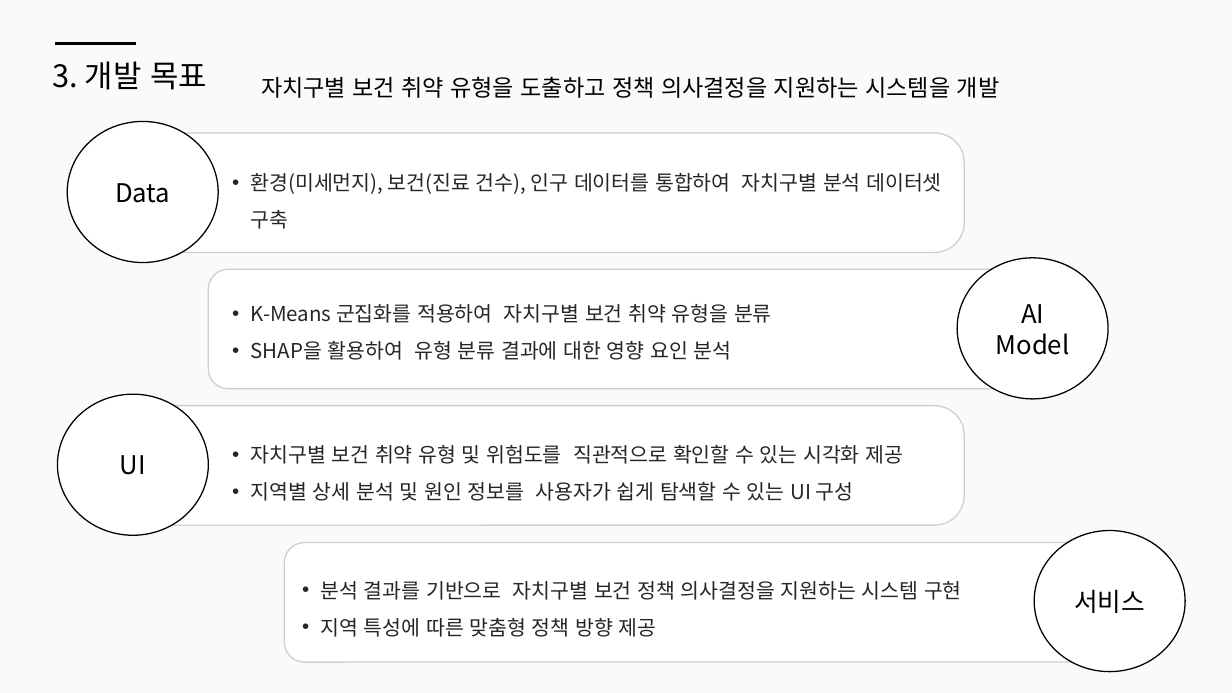
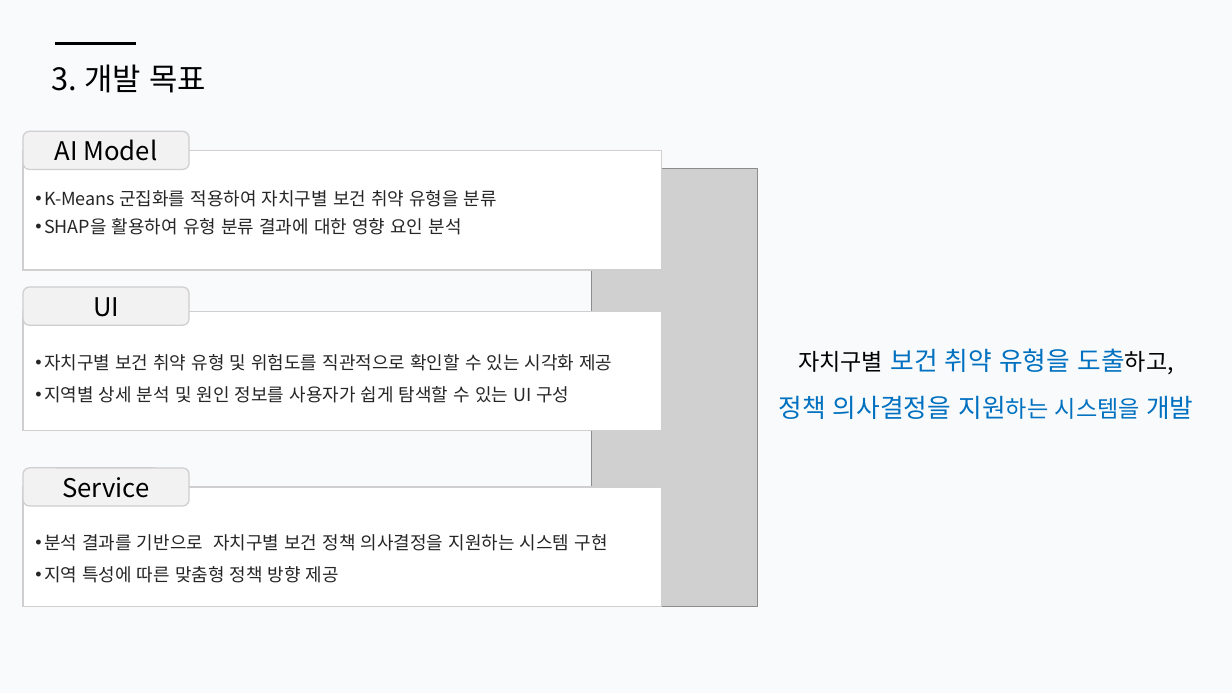
Before and after one commit to seongwook0217/SeongWook, a slide deck: slide 4 of 1차 프로젝트/1. 기획서.pptx. Drawn at 1232x693 pixels with LibreOffice and Linux fonts; fonts in the diff are those of the drawing; grey boxes stand for pictures. Boxes give left, top, right and bottom in pixels: in the first picture for what was removed or moved away, otherwise in the second. Text is boxed around its words. In the diff, an @@ line names an element or a change of style, - is before the commit and + after.

```diff
--- a/1차 프로젝트/1. 기획서.pptx
+++ b/1차 프로젝트/1. 기획서.pptx
@@ rounded rectangle "AI Model": place and size @@
-rounded rectangle "AI Model" at [958, 258, 1108, 399]
+rounded rectangle "AI Model" at [23, 131, 189, 169]
@@ rounded rectangle "AI Model" at [23, 131, 189, 169]: ellipse to rounded rectangle; fill #FFFFFF to #F2F2F2; outline #000000 1 pt to #D0CECE 1 pt @@
@@ text in rounded rectangle at [55, 139, 157, 161]: text changed @@
-AI
-Model
+AI Model
@@ ellipse removed at [67, 121, 218, 262] @@
-Data
@@ rounded rectangle: place and size @@
-rounded rectangle at [132, 133, 965, 252]
+rounded rectangle at [23, 151, 662, 270]
@@ text removed at [251, 173, 941, 229] @@
-• 환경(미세먼지), 보건(진료 건수), 인구 데이터를 통합하여 자치구별 분석 데이터셋 구축
@@ picture added at [591, 168, 757, 606] @@
@@ text "K-Means 군집화를 적용하여 자치구별 보건 ...": place and size @@
-text "K-Means 군집화를 적용하여 자치구별 보건 ..." at [251, 304, 772, 360]
+text "K-Means 군집화를 적용하여 자치구별 보건 ..." at [44, 190, 497, 235]
@@ text "K-Means 군집화를 적용하여 자치구별 보건 ..." at [44, 190, 497, 235]: size 16 to 14 pt; indent changed; line spacing 1.5 to 1.3 @@
@@ rounded rectangle "UI" at [23, 287, 189, 325]: ellipse to rounded rectangle; fill #FFFFFF to #F2F2F2; outline #000000 1 pt to #D0CECE 1 pt @@
@@ rounded rectangle "UI": place and size @@
-rounded rectangle "UI" at [57, 395, 208, 536]
+rounded rectangle "UI" at [23, 287, 189, 325]
@@ rounded rectangle: place and size @@
-rounded rectangle at [209, 269, 1042, 388]
+rounded rectangle at [23, 311, 662, 431]
@@ text "자치구별 보건 취약 유형 및 ..." at [44, 354, 612, 403]: size 16 to 14 pt; indent changed @@
@@ text "자치구별 보건 취약 유형 및 ...": place and size @@
-text "자치구별 보건 취약 유형 및 ..." at [251, 445, 904, 501]
+text "자치구별 보건 취약 유형 및 ..." at [44, 354, 612, 403]
@@ text at [778, 348, 1193, 419]: text changed; size 18 to 20 pt; text colour #000000 to #0070C0 @@
-자치구별 보건 취약 유형을 도출하고 정책 의사결정을 지원하는 시스템을 개발
+자치구별 보건 취약 유형을 도출하고,
+정책 의사결정을 지원하는 시스템을 개발
@@ rounded rectangle removed at [132, 406, 965, 525] @@
@@ rounded rectangle added at [23, 468, 189, 506], fill #F2F2F2, outline #D0CECE 1 pt, 20 pt, text #000000 @@
+Service
@@ proportions changed in 3 elements at [23, 151, 662, 270], [23, 311, 662, 431], [23, 487, 662, 606] @@
@@ rounded rectangle: place and size @@
-rounded rectangle at [285, 543, 1117, 662]
+rounded rectangle at [23, 487, 662, 606]
@@ text "분석 결과를 기반으로 자치구별 보건 ...": place and size @@
-text "분석 결과를 기반으로 자치구별 보건 ..." at [321, 581, 962, 637]
+text "분석 결과를 기반으로 자치구별 보건 ..." at [44, 534, 607, 583]
@@ text "분석 결과를 기반으로 자치구별 보건 ..." at [44, 534, 607, 583]: size 16 to 14 pt; indent changed @@
@@ ellipse removed at [1034, 531, 1185, 672] @@
-서비스
```
Also in this commit, not shown: 2 other slides changed, 1 other file.
